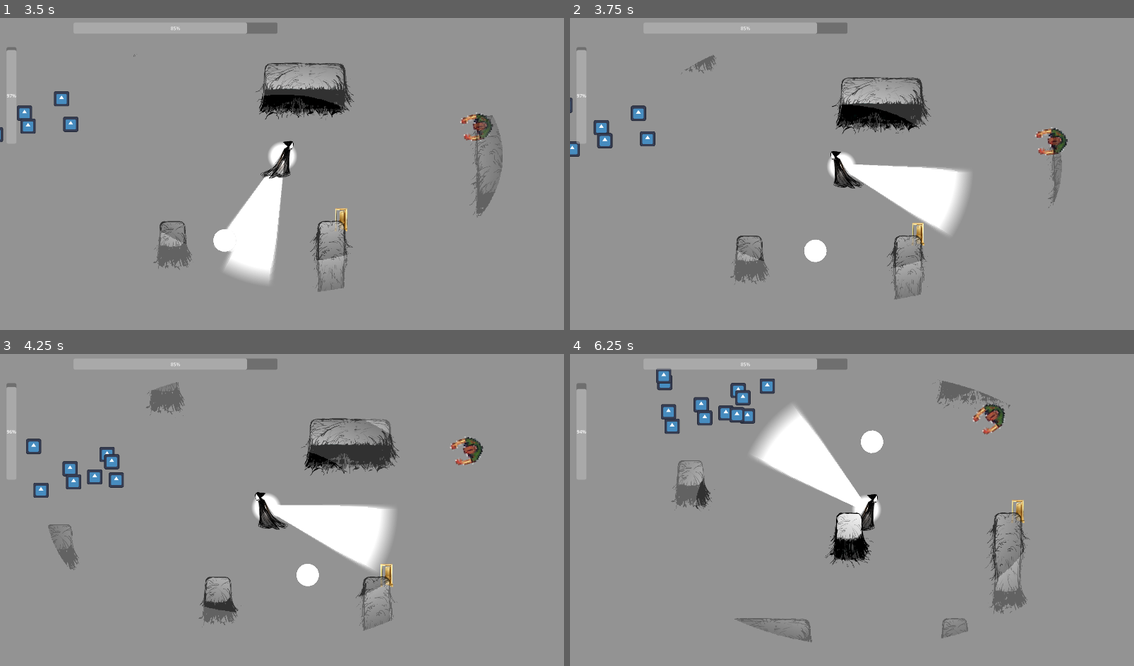
Above: before the commit, frames 1-4 (two rows, left to right).
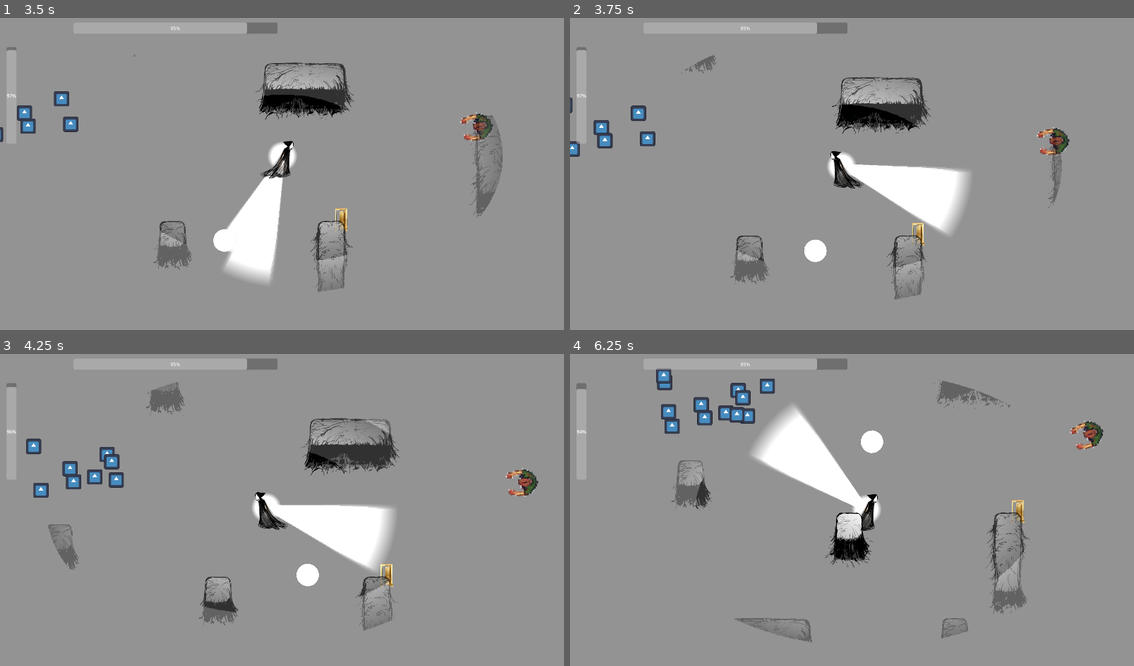
Above: after the commit, the same moments.

Repository: Sunerloger/mask-of-madness
Game: Godot game, scene res://scenes/main.tscn
Two runs of this game, one before a commit and one after it. Both use one fixed random seed, a clock stepped at 60 frames per second and the inputs below. The engine's default icon, where the game draws it, is replaced by a stand-in: a white triangle on a blue panel in a dark square.
Inputs (mouse positions are in pixels of both pictures, inside the frame that each line leads up to):
- Up to frame 1 (3.5 s): move the mouse to (406, 155) at 0.52 s; hold D (Right) 0.53-1.28 s; move the mouse to (169, 186) at 1.27 s; hold S (Down) 1.28-2.03 s; move the mouse to (338, 102) at 2.02 s; hold D (Right) 2.03-2.78 s; move the mouse to (253, 236) at 2.77 s; hold W (Up) from 2.78 s (still down)
- Up to frame 2 (3.75 s): move the mouse to (1021, 220) at 3.52 s; release W (Up) at 3.53 s; hold A (Left) from 3.53 s (still down)
- Up to frame 3 (4.25 s): keep holding A (Left)
- Up to frame 4 (6.25 s): move the mouse to (682, 460) at 4.27 s; move the mouse to (880, 506) at 5.02 s; release A (Left) at 5.03 s; hold S (Down) 5.03-5.78 s; move the mouse to (767, 428) at 5.77 s; hold D (Right) from 5.78 s (still down)

Frame 1 is identical in both runs. In frame 2, 0.2% of the frame differs, in the area x 82-89%, y 34-45%; in frame 3, 0.6%, in the area x 79-96%, y 26-46%; in frame 4, 0.6%.

Commit message:
refactor enemy base and enemies
made code more reusable by moving methods in to the base
added a roamer enemy test
changed teleportation enemy to stop moving when he is being looked at the player

Diff:
--- a/assets/scripts/enemy_base.gd
+++ b/assets/scripts/enemy_base.gd
@@ -1,7 +1,23 @@
 extends CharacterBody2D
 
 class_name EnemyBase
+@onready var player = get_tree().get_first_node_in_group("player")
+
+var PLAYER_LOOK_ANGLE_THRESHOLD = 0.3
 
 func get_strength() -> int:
 	push_error("get_strength() not implemented")
 	return 0
+
+func getDirectionToPlayer():
+	return (player.global_position - global_position).normalized()
+
+func getDirectionFromPlayer():
+	return -getDirectionToPlayer()
+
+func getDistanceToPlayer():
+	return global_position.distance_to(player.global_position)
+
+func playerIsLooking():
+	var look_cos_angle = player.facing_direction.dot(getDirectionFromPlayer())
+	return look_cos_angle > PLAYER_LOOK_ANGLE_THRESHOLD
--- a/assets/scripts/roamerEnemy.gd
+++ b/assets/scripts/roamerEnemy.gd
@@ -1,13 +1,11 @@
 extends EnemyBase
 
-# movememnt speed of enemy
+# movement speed of enemy
 const SPEED = 200.0
 # radius at which the enemy circles the player
 const RADIUS = 200
 
 @export var strength: int = 5
-
-@onready var player = get_tree().get_first_node_in_group("player")
 
 func get_strength():
 	return strength
@@ -18,23 +16,16 @@
 	if player == null:
 		return
 
-	var to_player = player.global_position - global_position
-	var distance = to_player.length()
-	var dir_to_player = to_player.normalized()
+	var dir_to_player = getDirectionToPlayer()
 
 	# Perpendicular direction for circling
 	var circle_dir = Vector2(-dir_to_player.y, dir_to_player.x)
 
-	# Check if player is looking at enemy
-	var from_player = -dir_to_player
-	var look_dot = player.facing_direction.dot(from_player)
-	var player_looking = look_dot > 0.3
-
 	var move_dir: Vector2
 
-	if player_looking:
+	if playerIsLooking():
 		# Orbit + push back to radius
-		var radius_error = distance - RADIUS
+		var radius_error = getDistanceToPlayer() - RADIUS
 		move_dir = circle_dir + dir_to_player * clamp(radius_error / RADIUS, -1.0, 1.0)
 	else:
 		# Spiral inward
--- a/assets/scripts/teleportation_enemy.gd
+++ b/assets/scripts/teleportation_enemy.gd
@@ -1,22 +1,28 @@
 extends EnemyBase
 
-const SPEED = 30.0
-const TP_DISTANCE = 200
+var SPEED = 30.0
+const MOVE_SPEED = 30
+const TP_DISTANCE = 150
 const ZIGZAG_MIN_DISTANCE = 200
 const ZIGZAG_ROTATION_ANGLE = 0.7
 var ZIGZAG_DIRECTION = 1
-@onready var player = get_tree().get_first_node_in_group("player")
 @export var strength: int = 3
 
 func _physics_process(delta: float) -> void:
-	var direction = (player.global_position - global_position).normalized()
-	velocity = direction * SPEED
+	if(playerIsLooking()):
+		SPEED = 0
+	else:
+		SPEED = MOVE_SPEED
+	velocity = getDirectionToPlayer() * SPEED
 	look_at(player.global_position)
 	move_and_slide()
 
+# Teleportation timer
 func _on_timer_timeout():
-	var direction = getPlayerDirection()
-	if(isFarFromPlayer()):
+	if(playerIsLooking()):
+		return
+	var direction = getDirectionToPlayer()
+	if(isFarFromPlayer()): # stop zig zaging when really close to player
 		direction = direction.rotated(ZIGZAG_ROTATION_ANGLE * ZIGZAG_DIRECTION)
 	teleport(direction.normalized() * TP_DISTANCE)
 	ZIGZAG_DIRECTION *= -1
@@ -27,11 +33,5 @@
 func teleport(tp_vector):
 	global_position += tp_vector
 
-func getPlayerDirection():
-	return (player.global_position - global_position).normalized()
-
-func getPlayerDistance():
-	return global_position.distance_to(player.global_position)
-
 func isFarFromPlayer():
-	return getPlayerDistance() > ZIGZAG_MIN_DISTANCE
+	return getDistanceToPlayer() > ZIGZAG_MIN_DISTANCE
--- /dev/null
+++ b/scenes/roamerEnemyTest.tscn
@@ -0,0 +1,30 @@
+[gd_scene format=3 uid="uid://bsq5apq1x2lxh"]
+
+[ext_resource type="PackedScene" uid="uid://ckoglvcvqgaqs" path="res://scenes/player.tscn" id="1_h4xqp"]
+[ext_resource type="PackedScene" uid="uid://d0cck7d0rr4n6" path="res://scenes/roamerEnemy.tscn" id="2_h4xqp"]
+
+[sub_resource type="OccluderPolygon2D" id="OccluderPolygon2D_3dtr5"]
+polygon = PackedVector2Array(614, 216, 779, 216, 779, 349, 614, 349)
+
+[node name="RoamerEnemyTest" type="Node2D" unique_id=842354049]
+
+[node name="Player" parent="." unique_id=68192137 instance=ExtResource("1_h4xqp")]
+position = Vector2(204, 207)
+
+[node name="Polygon2D" type="Polygon2D" parent="." unique_id=643584224]
+z_index = -1
+position = Vector2(204, 207)
+color = Color(0.21229082, 0.124217756, 0.058720484, 1)
+polygon = PackedVector2Array(-204, -207, -204, 439, 948, 441, 950, -207)
+
+[node name="CanvasModulate" type="CanvasModulate" parent="." unique_id=727007295]
+color = Color(0, 0, 0, 1)
+
+[node name="Box" type="Polygon2D" parent="." unique_id=1344022613]
+polygon = PackedVector2Array(617, 216, 779, 216, 779, 349, 614, 349)
+
+[node name="LightOccluder2D" type="LightOccluder2D" parent="Box" unique_id=920650337]
+z_index = -2
+occluder = SubResource("OccluderPolygon2D_3dtr5")
+
+[node name="roamerEnemy" parent="." unique_id=549486802 instance=ExtResource("2_h4xqp")]
